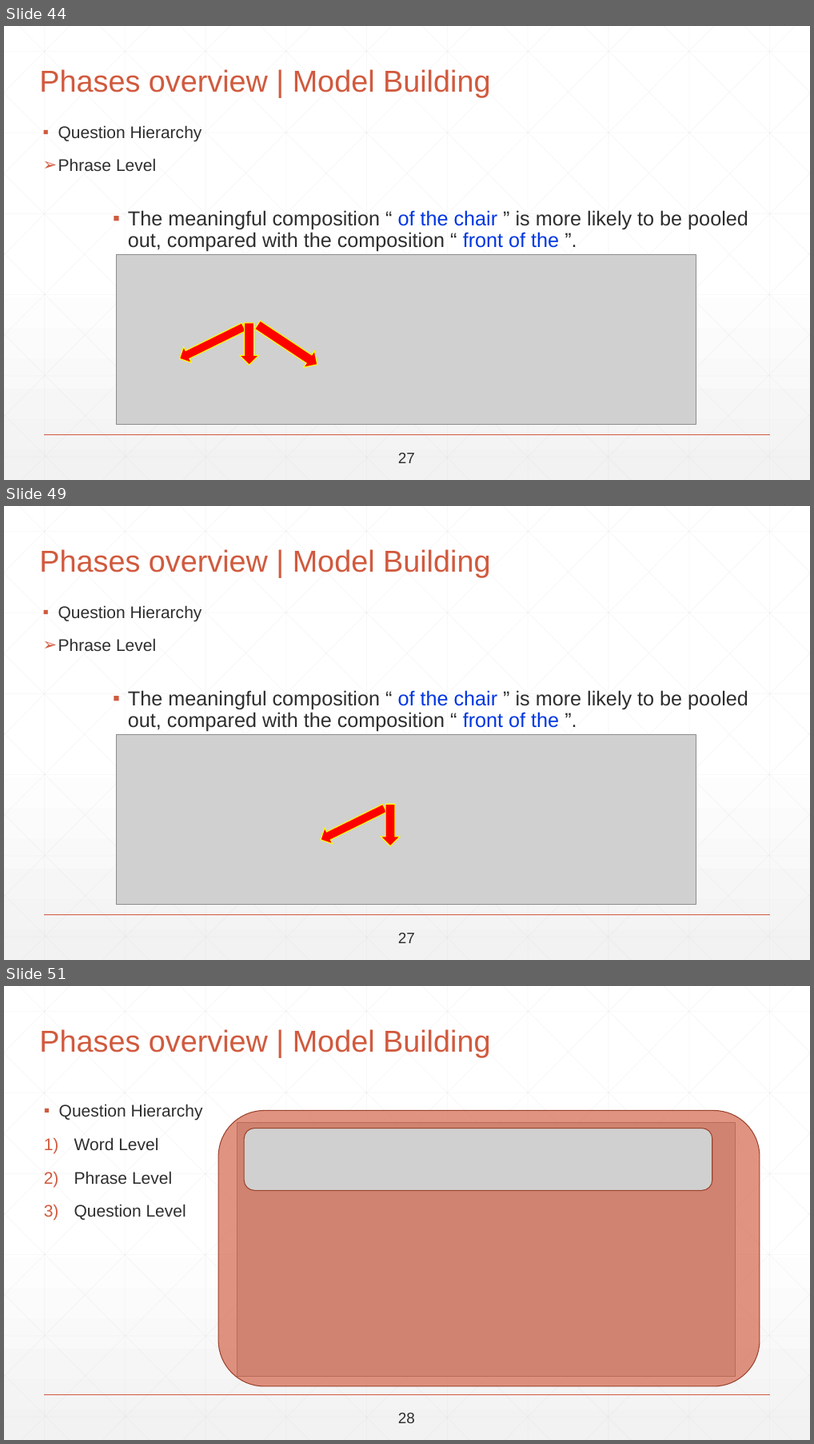
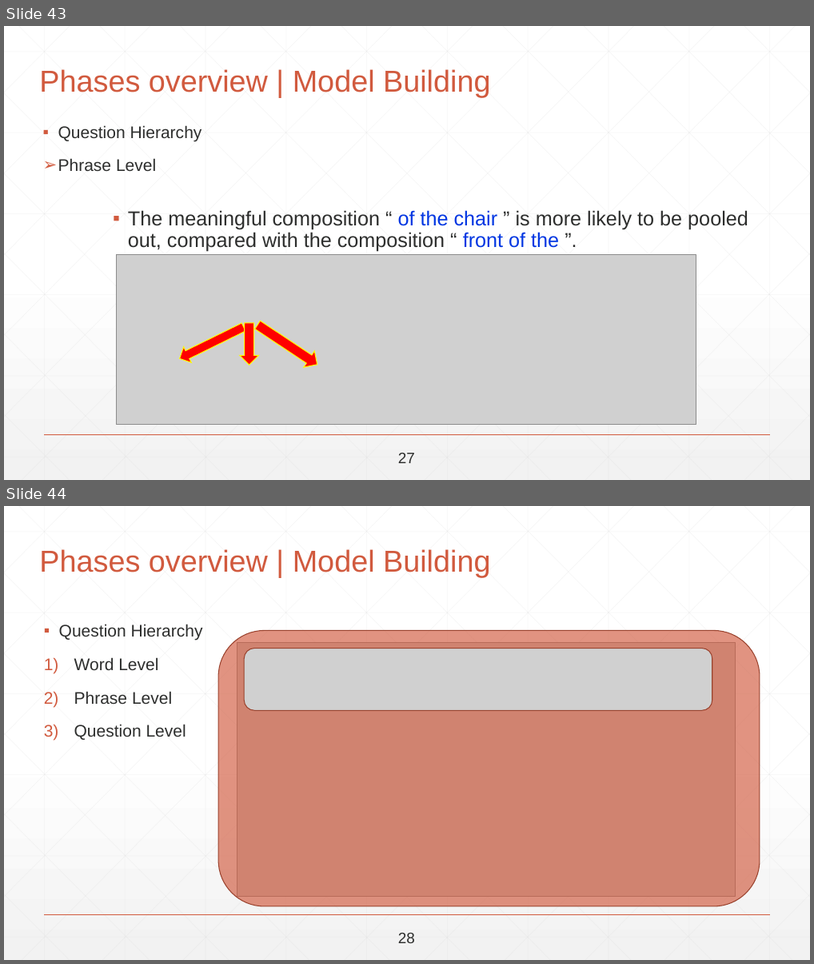
Before and after one commit to abdallahshaaban/Visual-Question-Answering, a slide deck: Second Seminar/Visual-QA-Second-Seminar-2017.pptx. Shown one above the other, each under a label of ours: slides 44, 49 and 51 before the commit, slides 43 and 44 after it; the slides between them are not shown. The pictures are 814x1444 and 814x964 pixels, drawn with LibreOffice and Linux fonts; fonts in the diff are those of the drawing; grey boxes stand for pictures. Boxes give left, top, right and bottom in pixels: in the first picture for what was removed or moved away, otherwise in the second. Text is boxed around its words. In the diff, an @@ line names an element or a change of style, - is before the commit and + after.

```diff
--- a/Second Seminar/Visual-QA-Second-Seminar-2017.pptx
+++ b/Second Seminar/Visual-QA-Second-Seminar-2017.pptx
@@ slide 49 removed at box(4, 506, 810, 960), background gradient #FFFFFF to #F2F2F2; not listed: 47 template elements that a slide beside it also shows @@
@@ title removed at box(39, 549, 490, 577) @@
-Phases overview | Model Building
@@ text removed at box(58, 605, 202, 651) @@
-▪ Question Hierarchy
-➢ Phrase Level
@@ text removed at box(128, 690, 749, 732) @@
-▪ The meaningful composition “ of the chair ” is more likely to be pooled out, compared with the composition “ front of the ”.
@@ picture removed at box(117, 734, 697, 904) @@
@@ down arrow removed at box(317, 800, 389, 848) @@
@@ down arrow removed at box(381, 804, 400, 845) @@
@@ text removed at box(398, 932, 415, 943) @@
-27
@@ what was slide 44 is now slide 43 @@
@@ what was slide 51 is now slide 44 @@
```
Also in this commit, not shown: 17 slides changed, 6 other slides removed.
